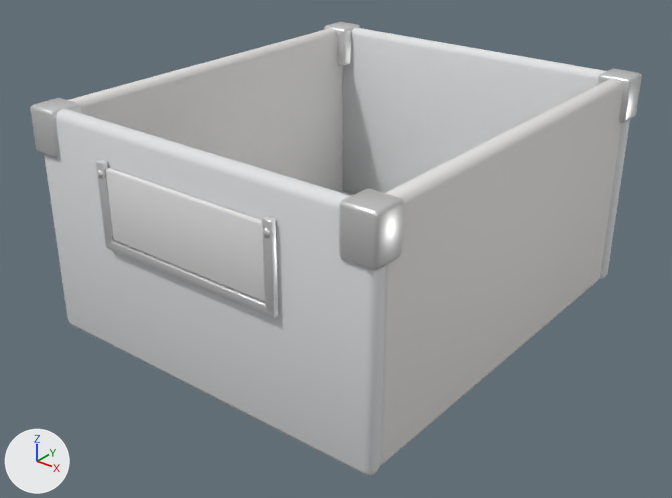
Before and after pictures for a commit that changed the glTF model assets/models/furniture/crate_walnut.glb.
Both versions are drawn from a 50 mm camera at (0.345, -0.448, 0.313) aimed at (0.001, -0.018, 0.047). Every picture has the same lights, and +X, +Y and +Z are marked at lower left. The first picture is the older version. Vertices at exactly the same position are counted once.

The older version as bpy lines, for what is in view:
```python
me_kasten_001 = bpy.data.meshes.new('Kasten.001')
me_kasten_001.from_pydata(...)  # 280 vertices, 540 faces; spans x -0.125..0.125, y -0.145..0.145, z 0.0..0.15
me_kasten_001.materials.append(mat_wood)
me_messingecken_001 = bpy.data.meshes.new('Messingecken.001')
me_messingecken_001.from_pydata(...)  # 511 vertices, 986 faces; spans x -0.127..0.127, y -0.15..0.147, z 0.077..0.151
me_messingecken_001.materials.append(mat_brass)
me_schild_001 = bpy.data.meshes.new('Schild.001')
me_schild_001.from_pydata(...)  # 56 vertices, 108 faces; spans x -0.06..0.0599, y -0.1479..-0.1446, z 0.0828..0.1278
me_schild_001.materials.append(mat_paper)
ob_brass = bpy.data.objects.new('brass', me_messingecken_001)
ob_brass.location = (0.0, 0.0, 0.0)
ob_paper = bpy.data.objects.new('paper', me_schild_001)
ob_paper.location = (0.0, 0.0, 0.0)
ob_wood = bpy.data.objects.new('wood', me_kasten_001)
ob_wood.location = (0.0, 0.0, 0.0)
```
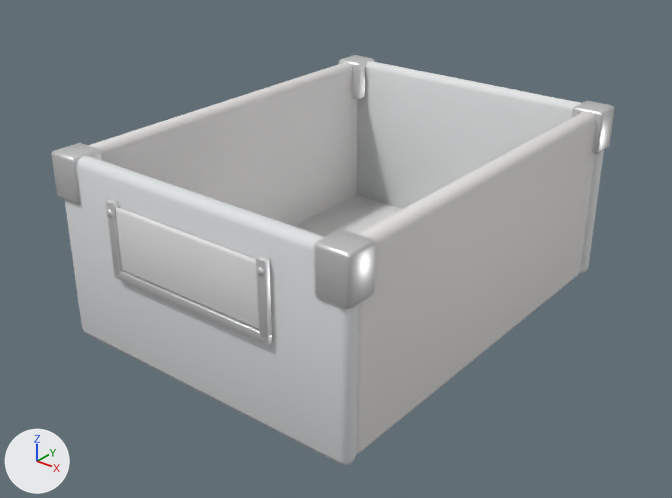
Boxes (x1, y1, x2, y2) around the edits, measured in the pictures (672 x 498 px; the box of a moved part takes in the faces that stretch with it):
'wood', reshaped (8% narrower, 10% shorter): before (44, 28, 630, 476); after (64, 61, 604, 465)
'brass', reshaped (8% narrower): before (30, 22, 642, 318); after (51, 55, 614, 345)
'paper', reshaped (10% narrower, 10% shorter): before (106, 168, 265, 302); after (116, 208, 259, 329)
part 1 of me_kasten_001, moved or reshaped (mostly hidden before): before (341, 191, 354, 196); after (295, 195, 402, 237)
part 2 of me_kasten_001, moved or reshaped: before (44, 109, 386, 476); after (64, 156, 359, 465)
part 3 of me_kasten_001, moved or reshaped: before (343, 28, 630, 279); after (357, 61, 604, 273)
part 4 of me_kasten_001, moved or reshaped: before (68, 28, 343, 192); after (88, 62, 357, 226)
part 5 of me_kasten_001, moved or reshaped: before (380, 78, 623, 465); after (357, 111, 596, 454)
part 6 of me_messingecken_001, moved or reshaped: before (30, 98, 82, 159); after (51, 143, 103, 204)
part 7 of me_messingecken_001, moved or reshaped: before (324, 22, 360, 66); after (338, 55, 374, 100)
part 8 of me_messingecken_001, moved or reshaped: before (339, 189, 404, 271); after (314, 230, 376, 309)
part 9 of me_messingecken_001, moved or reshaped: before (598, 69, 642, 123); after (572, 101, 614, 154)
part 10 of me_messingecken_001, moved or reshaped: before (263, 228, 270, 238); after (257, 267, 264, 276)
part 11 of me_messingecken_001, moved or reshaped: before (105, 240, 279, 318); after (114, 270, 272, 345)
part 12 of me_messingecken_001, moved or reshaped: before (96, 160, 114, 245); after (106, 199, 122, 275)
part 13 of me_messingecken_001, moved or reshaped: before (262, 216, 279, 313); after (256, 255, 272, 340)
part 14 of me_messingecken_001, moved or reshaped: before (97, 170, 103, 178); after (107, 209, 113, 218)
part 15 of me_schild_001, moved or reshaped: before (114, 239, 265, 302); after (123, 270, 259, 329)
part 16 of me_schild_001, moved or reshaped: before (106, 171, 265, 301); after (116, 211, 259, 328)
part 17 of me_schild_001, moved or reshaped (mostly hidden): before (106, 168, 262, 223); after (116, 208, 256, 262)
part 18 of me_schild_001, moved or reshaped: before (106, 174, 114, 239); after (116, 214, 123, 270)

What changed in the scene script:
```text
Change me_kasten_001:
    remove me_kasten_001.from_pydata(...)  # 280 vertices, 540 faces; spans x -0.125..0.125, y -0.145..0.145, z 0.0..0.15
    add me_kasten_001.from_pydata(...)  # 280 vertices, 540 faces; spans x -0.11..0.11, y -0.145..0.145, z 0.0..0.125
    me_kasten_001 part 1: the loose piece of 56 vertices spanning x -0.115..0.115, y -0.135..0.136, z 0.0..0.013 is scaled about its middle by (0.865, 0.999, 0.998)
    me_kasten_001 part 2: the loose piece of 56 vertices spanning x -0.125..0.125, y -0.145..-0.132, z 0.001..0.15 is scaled about the mesh origin by (0.875, 1, 0.828)
    me_kasten_001 part 3: the loose piece of 56 vertices spanning x -0.125..0.125, y 0.133..0.145, z 0.0..0.15 is scaled about the mesh origin by (0.878, 0.999, 0.83)
    me_kasten_001 part 4: the loose piece of 56 vertices spanning x -0.124..-0.111, y -0.135..0.135, z 0.0..0.15 is multiplied about its middle by the matrix ((1.0, 0.0, 0.001), (-0.001, 1.001, 0.0), (-0.003, 0.001, 0.828)), then moved by (0.015, 0.0, -0.013)
    me_kasten_001 part 5: the loose piece of 56 vertices spanning x 0.111..0.124, y -0.135..0.135, z 0.0..0.15 is multiplied about its middle by the matrix ((1.001, -0.002, -0.003), (-0.002, 1.002, 0.002), (0.001, -0.002, 0.827)), then moved by (-0.015, 0.0, -0.012)
Change me_messingecken_001:
    remove me_messingecken_001.from_pydata(...)  # 511 vertices, 986 faces; spans x -0.127..0.127, y -0.15..0.147, z 0.077..0.151
    add me_messingecken_001.from_pydata(...)  # 511 vertices, 986 faces; spans x -0.112..0.112, y -0.15..0.147, z 0.059..0.126
    me_messingecken_001 part 6: the loose piece of 56 vertices spanning x -0.127..-0.105, y -0.147..-0.125, z 0.121..0.151 is moved by (0.015, 0.0, -0.025)
    me_messingecken_001 part 7: the loose piece of 56 vertices spanning x -0.127..-0.105, y 0.125..0.147, z 0.121..0.151 is moved by (0.015, 0.0, -0.025)
    me_messingecken_001 part 8: the loose piece of 56 vertices spanning x 0.105..0.127, y -0.147..-0.125, z 0.121..0.151 is moved by (-0.015, 0.0, -0.025)
    me_messingecken_001 part 9: the loose piece of 56 vertices spanning x 0.105..0.127, y 0.125..0.147, z 0.121..0.151 is moved by (-0.015, 0.0, -0.025)
    me_messingecken_001 part 10: the loose piece of 60 vertices spanning x 0.061..0.065, y -0.15..-0.147, z 0.121..0.126 is moved by (-0.005, 0.0, -0.023)
    me_messingecken_001 part 11: the loose piece of 56 vertices spanning x -0.066..0.066, y -0.149..-0.145, z 0.077..0.083 is scaled about its middle by (0.923, 1, 1), then moved by (0.0, 0.0, -0.018)
    me_messingecken_001 part 12: the loose piece of 56 vertices spanning x -0.066..-0.06, y -0.149..-0.145, z 0.08..0.131 is scaled about its middle by (0.999, 1, 0.903), then moved by (0.005, 0.0, -0.02)
    me_messingecken_001 part 13: the loose piece of 56 vertices spanning x 0.06..0.066, y -0.149..-0.145, z 0.08..0.131 is scaled about its middle by (0.999, 1, 0.902), then moved by (-0.005, 0.0, -0.02)
    me_messingecken_001 part 14: 59 of 511 vertices moved; they spanned x -0.065..-0.061, y -0.15..-0.148, z 0.121..0.126 and now span x -0.06..-0.055, y -0.15..-0.148, z 0.099..0.104; mean shift (0.005, 0.0, -0.023); largest move (-0.065, -0.149, 0.125) -> (-0.056, -0.149, 0.1)
Change me_schild_001:
    remove me_schild_001.from_pydata(...)  # 56 vertices, 108 faces; spans x -0.06..0.0599, y -0.1479..-0.1446, z 0.0828..0.1278
    add me_schild_001.from_pydata(...)  # 56 vertices, 108 faces; spans x -0.0548..0.0551, y -0.1481..-0.1449, z 0.0651..0.1052
    me_schild_001 part 15: all 10 vertices in x 0.0584..0.0599, y -0.1476..-0.1461, z 0.0828..0.0843 are moved by (-0.0048, -0.0003, -0.0176)
    me_schild_001 part 16: 3 of the vertices in x 0.0584..0.0595, y -0.1476..-0.1447, z 0.1263 are moved by (-0.0048, -0.0002, -0.0226)
    me_schild_001 part 17: 11 of the vertices in x 0.0584..0.0599, y -0.1472..-0.1451, z 0.1263..0.1278 are moved by (-0.0048, -0.0002, -0.0225)
    me_schild_001 part 18: all 14 vertices in x -0.06..-0.0585, y -0.1479..-0.1449, z 0.0828..0.0843 are moved by (0.0052, -0.0002, -0.0177)
    other edits to the shape of me_schild_001 do not show in these pictures
```
